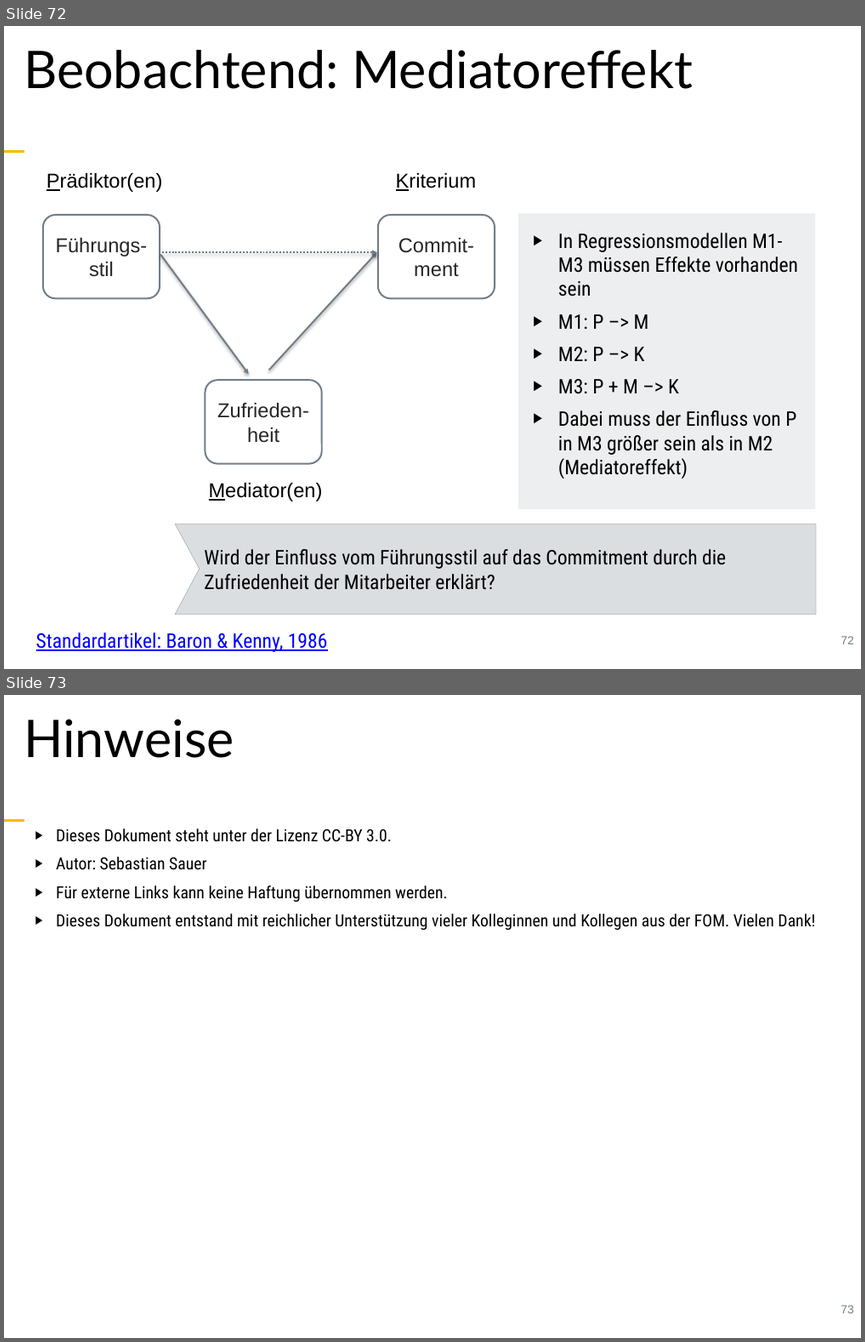
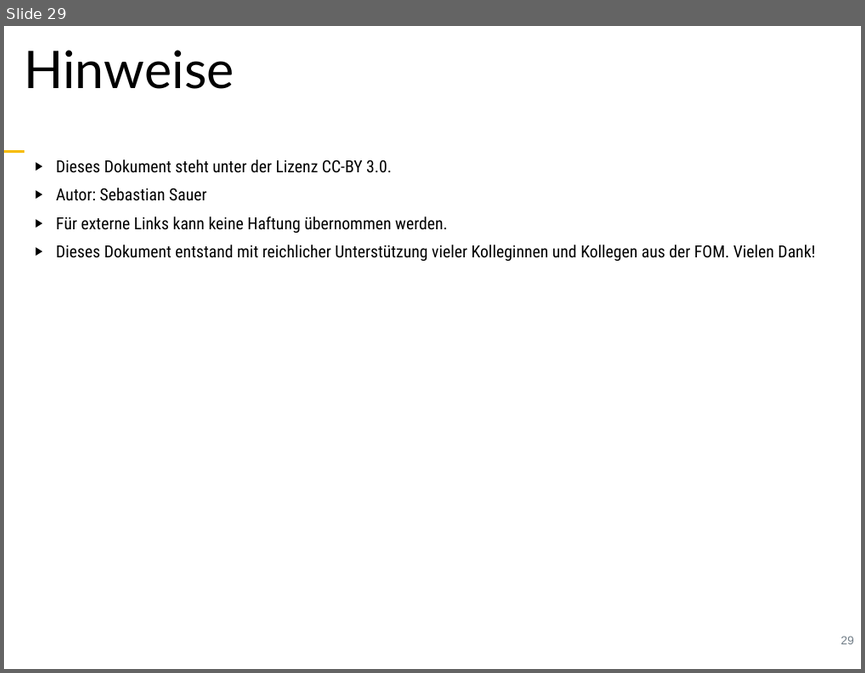
Before and after one commit to sebastiansauer/fopra, a slide deck: Skript-Folien/FoPra-Thema04.pptx. Shown one above the other, each under a label of ours: slides 72 and 73 before the commit, slide 29 after it. The pictures are 865x1342 and 865x673 pixels, drawn with LibreOffice and Linux fonts; fonts in the diff are those of the drawing. Boxes give left, top, right and bottom in pixels: in the first picture for what was removed or moved away, otherwise in the second. Text is boxed around its words. In the diff, an @@ line names an element or a change of style, - is before the commit and + after.

```diff
--- a/Skript-Folien/FoPra-Thema04.pptx
+++ b/Skript-Folien/FoPra-Thema04.pptx
@@ slide 72 removed at [4, 26, 861, 669], background #FFFFFF; not listed: 1 template element that a slide beside it also shows @@
@@ text removed at [24, 50, 692, 89] @@
-Beobachtend: Mediatoreffekt
@@ ellipse removed at [575, 126, 758, 201] @@
@@ text removed at [46, 173, 163, 192] @@
-Prädiktor(en)
@@ text removed at [396, 173, 476, 191] @@
-Kriterium
@@ rounded rectangle removed at [43, 215, 160, 298] @@
-Führungs-
-stil
@@ rounded rectangle removed at [378, 215, 495, 298] @@
-Commit-
-ment
@@ rectangle removed at [518, 213, 815, 509] @@
@@ arrow removed from (160, 255) to (249, 374) @@
@@ arrow removed from (160, 253) to (377, 253) @@
@@ arrow removed from (269, 370) to (377, 253) @@
@@ text removed at [558, 233, 798, 478] @@
-▶︎ In Regressionsmodellen M1-M3 müssen Effekte vorhanden sein
-▶︎ M1: P –> M
-▶︎ M2: P –> K
-▶︎ M3: P + M –> K
-▶︎ Dabei muss der Einfluss von P in M3 größer sein als in M2 (Mediatoreffekt)
@@ rounded rectangle removed at [205, 380, 322, 464] @@
-Zufrieden-
-heit
@@ text removed at [209, 482, 323, 501] @@
-Mediator(en)
@@ freeform shape removed at [19, 524, 193, 614] @@
@@ freeform shape removed at [175, 524, 817, 614] @@
@@ text removed at [204, 549, 726, 590] @@
-Wird der Einfluss vom Führungsstil auf das Commitment durch die Zufriedenheit der Mitarbeiter erklärt?
@@ text removed at [36, 632, 328, 652] @@
-Standardartikel: Baron & Kenny, 1986
@@ page number removed at [840, 635, 853, 644] @@
-72
@@ what was slide 73 is now slide 29 @@
@@ page number at [840, 635, 853, 644]: text changed @@
-73
+29
```
Also in this commit, not shown: 4 slides changed, 2 slides added, 45 other slides removed, 9 other files.
